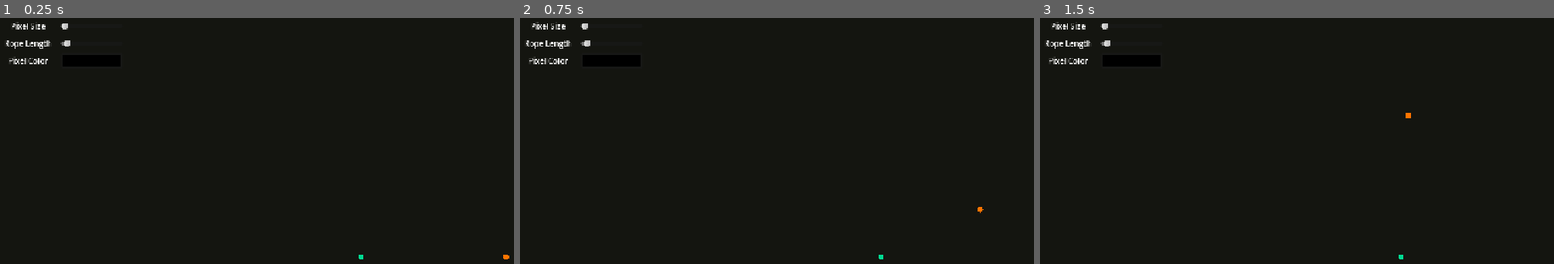
Above: before the commit, frames 1-3 (left to right).
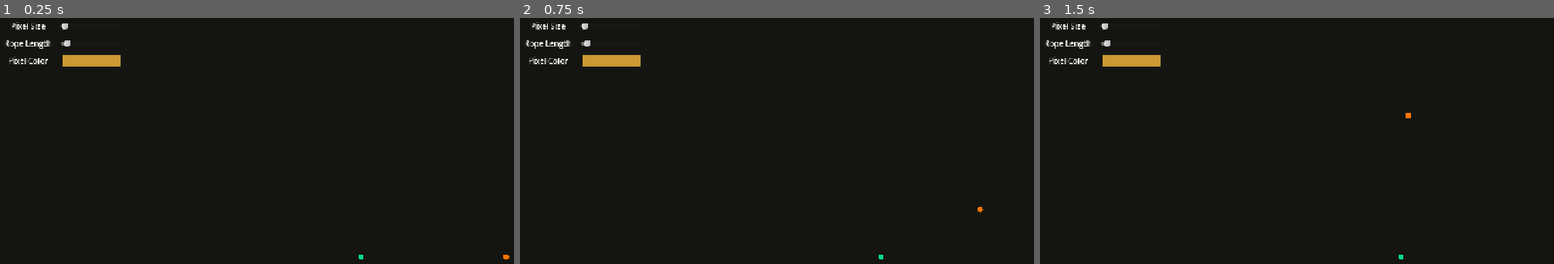
Above: after the commit, the same moments.

Repository: Lost-Rabbit-Digital/pixelated_rope_simulation
Game: Godot game, scene res://demo_scene.tscn
The game is run twice, just before and just after one commit, with the same random seed, the same clock (stepped at 60 frames per second) and the same inputs.
Inputs (mouse positions are in pixels of both pictures, inside the frame that each line leads up to):
- Up to frame 1 (0.25 s): no input
- Up to frame 2 (0.75 s): tap Enter at 0.5 s; drag from (1023, 256) to (890, 113) at 0.52 s
- Up to frame 3 (1.5 s): tap Space at 1.25 s; drag from (1219, 209) to (1399, 256) at 1.27 s

The runs differ from the first frame. In frame 1, 0.5% of the frame differs, in the area x 12-24%, y 15-20%; in frame 2, 0.5%; in frame 3, 0.5%.

Commit message:
Fixed color picker not updating with rope

Diff:
--- a/godot_project/demo_scene.gd
+++ b/godot_project/demo_scene.gd
@@ -27,6 +27,7 @@
 
 	# Apply initial properties to rope
 	pixel_segment_slider.value = segment_length
+	pixel_color_picker.color = rope.rope_color
 
 	# Get references to start and end nodes from the rope
 	# These are now part of the PixelRope scene
